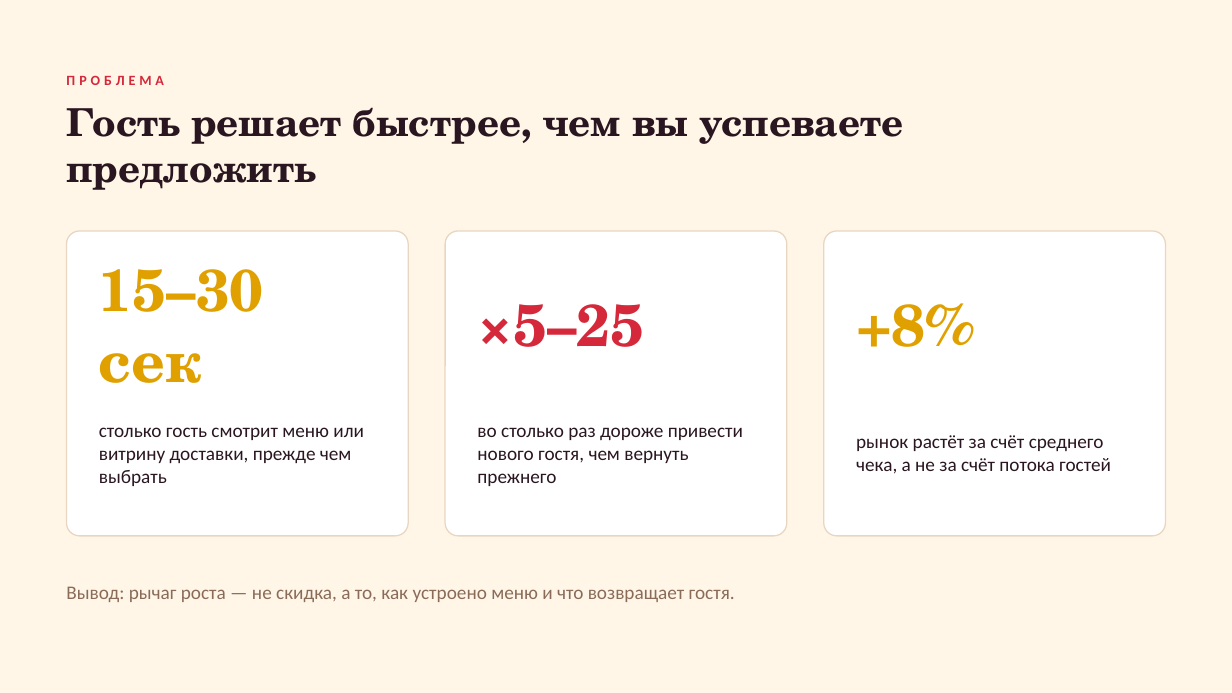
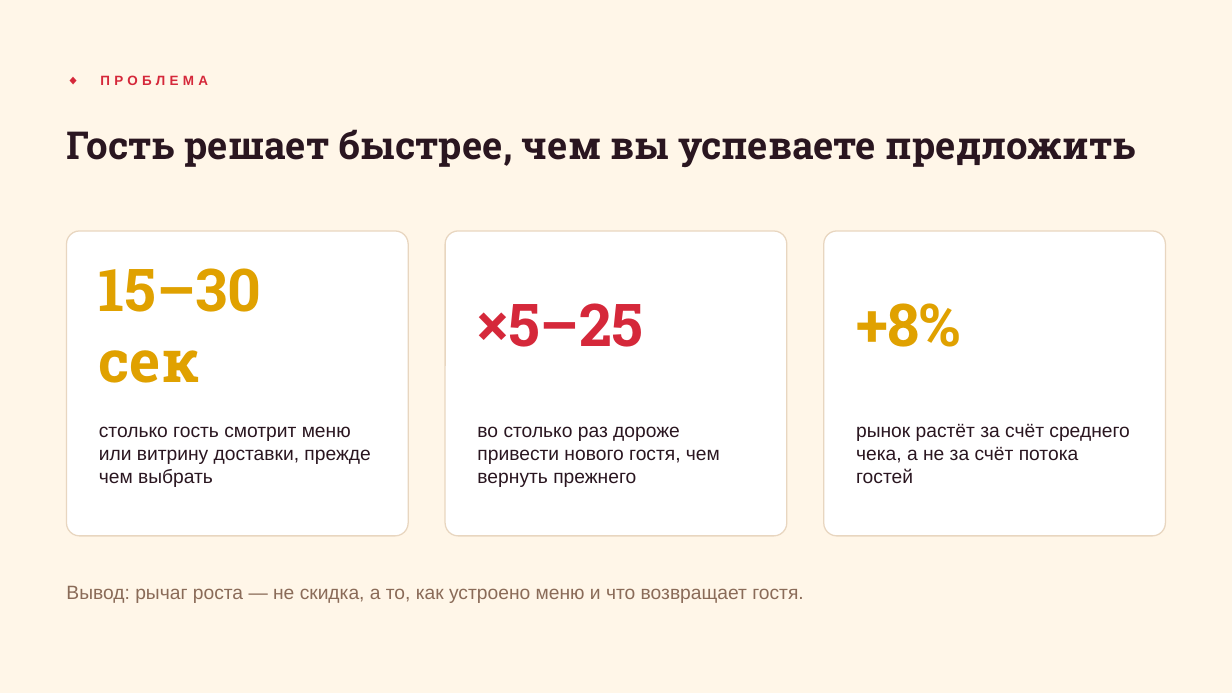
Before and after one commit to qa-novchenkova/studio, a slide deck: slide 2 of public/decks/horeca.pptx. Drawn at 1232x693 pixels with LibreOffice and Linux fonts; fonts in the diff are those of the drawing. Boxes give left, top, right and bottom in pixels: in the first picture for what was removed or moved away, otherwise in the second. Text is boxed around its words. In the diff, an @@ line names an element or a change of style, - is before the commit and + after.

```diff
--- a/public/decks/horeca.pptx
+++ b/public/decks/horeca.pptx
@@ text at bbox=[100, 75, 208, 85]: text changed; size 11 to 10.5 pt; font Calibri to Arial @@
-ПРОБЛЕМА
+◆ ПРОБЛЕМА
@@ font TeX Gyre Schola to Roboto Slab in 4 elements at bbox=[66, 129, 1136, 167], bbox=[99, 268, 262, 383], bbox=[477, 303, 643, 347], bbox=[856, 303, 961, 347] @@
@@ font Calibri to Arial in 4 elements at bbox=[99, 426, 370, 487], bbox=[477, 426, 720, 487], bbox=[856, 423, 1129, 483], bbox=[66, 586, 803, 603] @@
```
Also in this commit, not shown: 9 other slides changed, 22 other files.
